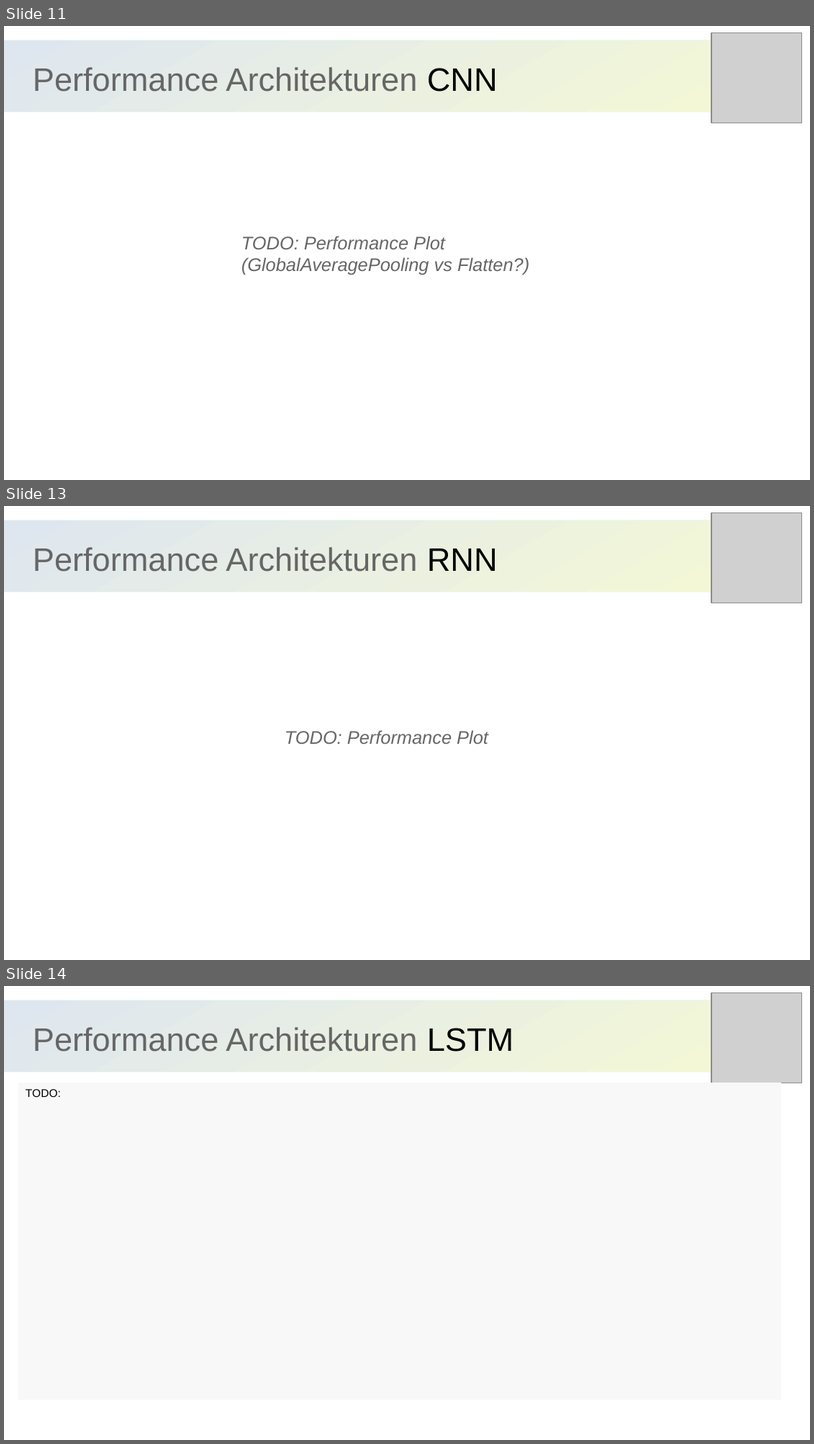
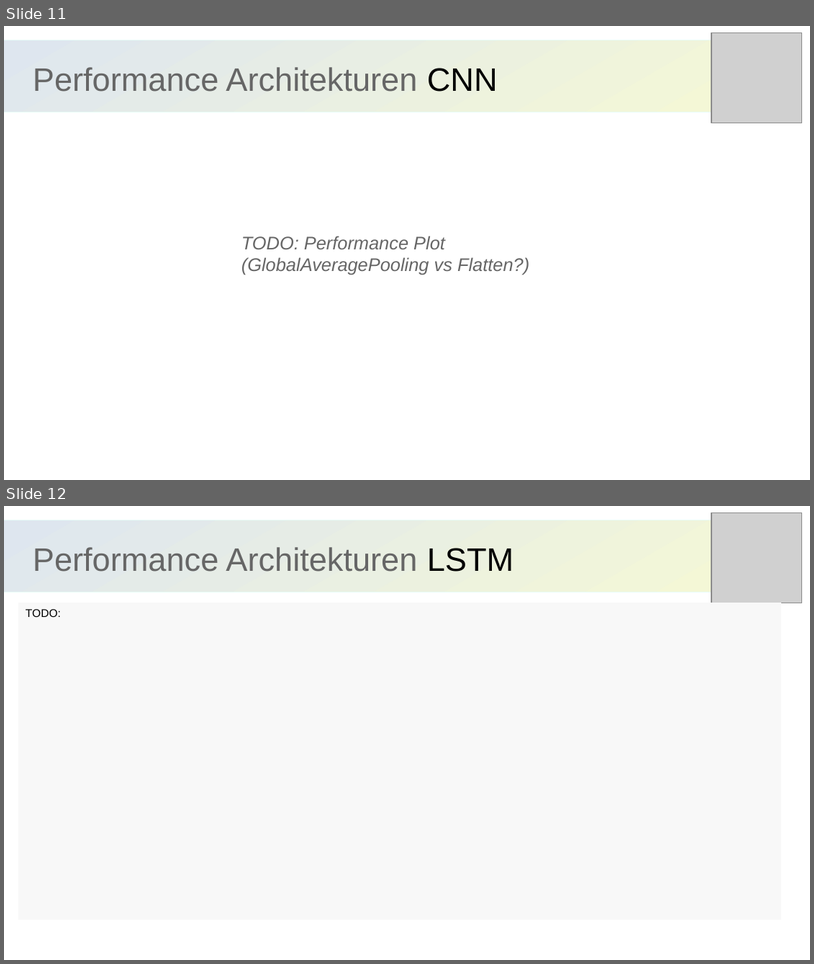
Before and after one commit to TorgeSchwark/BS-Temperature, a slide deck: presentation_prototype.odp. Shown one above the other, each under a label of ours: slides 11, 13 and 14 before the commit, slides 11 and 12 after it; the slides between them are not shown. The pictures are 814x1444 and 814x964 pixels, drawn with LibreOffice and Linux fonts; fonts in the diff are those of the drawing; grey boxes stand for pictures. Boxes give left, top, right and bottom in pixels: in the first picture for what was removed or moved away, otherwise in the second. Text is boxed around its words. In the diff, an @@ line names an element or a change of style, - is before the commit and + after.

```diff
--- a/presentation_prototype.odp
+++ b/presentation_prototype.odp
@@ slide 13 removed at box(4, 506, 810, 960), background #FFFFFF @@
@@ rectangle removed at box(4, 520, 797, 592) @@
@@ picture removed at box(712, 512, 802, 602) @@
@@ title removed at box(33, 547, 498, 572) @@
-Performance Architekturen RNN
@@ text removed at box(285, 730, 489, 744) @@
-TODO: Performance Plot
@@ what was slide 14 is now slide 12 @@
```
Also in this commit, not shown: 1 slide changed, 1 other slide removed, 7 other files.
